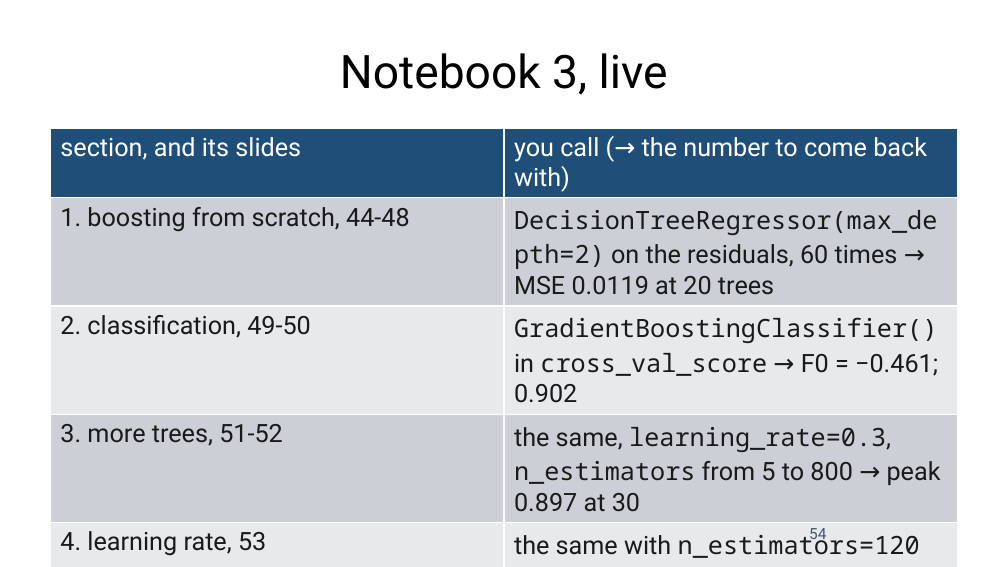
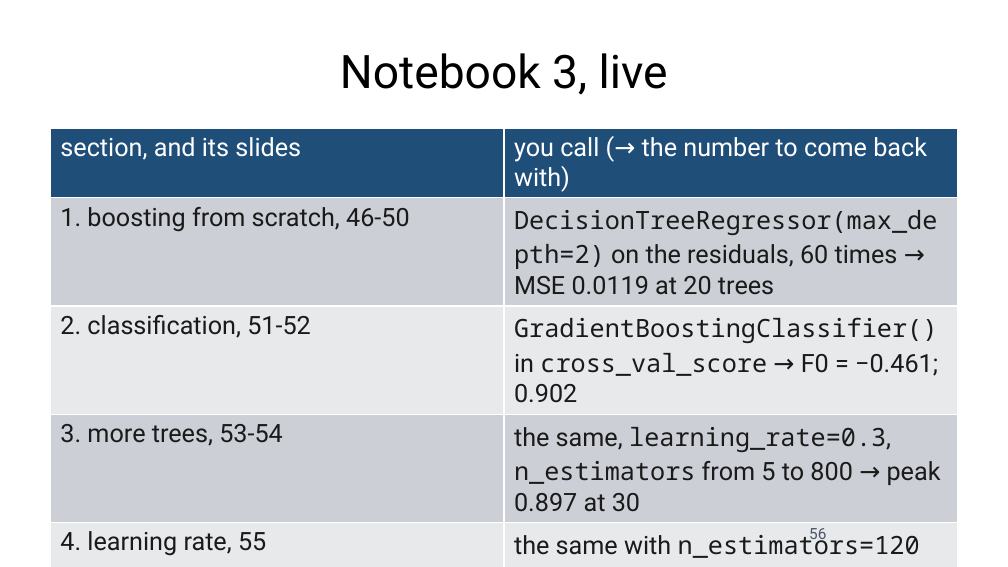
Before and after one commit to fabioantonini/technologies-for-artificial-intelligence, a slide deck: slide 56 of Lessons/07_trees_and_ensembles/Slides/trees_and_ensembles_slides.pptx (slide 54 before the commit). Drawn at 1008x567 pixels with LibreOffice and Linux fonts; fonts in the diff are those of the drawing; background and template pictures are left out. Boxes give left, top, right and bottom in pixels: in the first picture for what was removed or moved away, otherwise in the second. Text is boxed around its words. In the diff, an @@ line names an element or a change of style, - is before the commit and + after.

```diff
--- a/Lessons/07_trees_and_ensembles/Slides/trees_and_ensembles_slides.pptx
+++ b/Lessons/07_trees_and_ensembles/Slides/trees_and_ensembles_slides.pptx
@@ table at <box>50,129,958,562</box> @@
-row 2, column 1: 1. boosting from scratch, 44-48
+row 2, column 1: 1. boosting from scratch, 46-50
-row 3, column 1: 2. classification, 49-50
+row 3, column 1: 2. classification, 51-52
-row 4, column 1: 3. more trees, 51-52
+row 4, column 1: 3. more trees, 53-54
-row 5, column 1: 4. learning rate, 53
+row 5, column 1: 4. learning rate, 55
-row 6, column 1: 5. leaderboard, 55
+row 6, column 1: 5. leaderboard, 57
@@ page number at <box>809,528,826,543</box>: text changed @@
-54
+56
```
Also in this commit, not shown: 2 other slides changed, 2 slides added, 8 other files.
